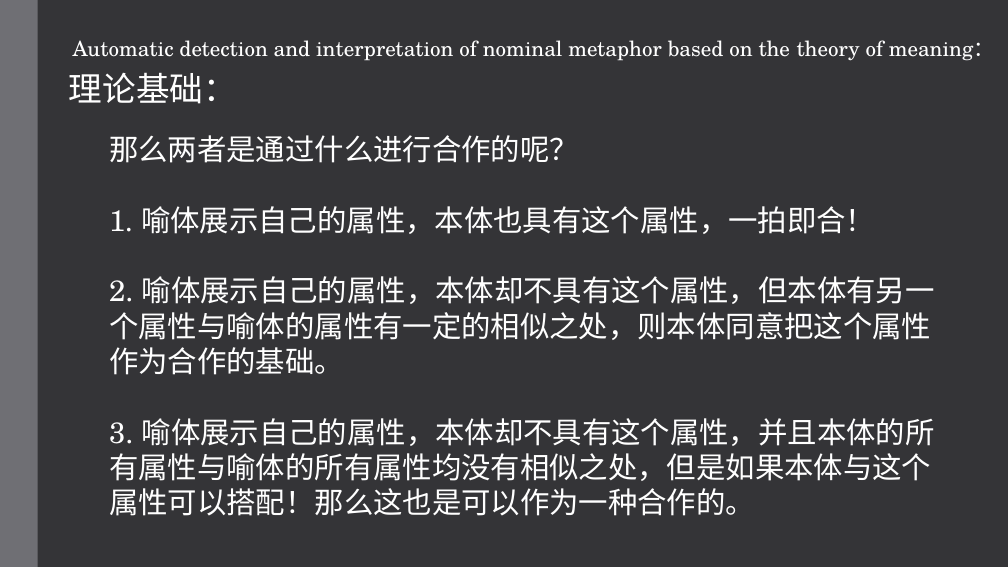
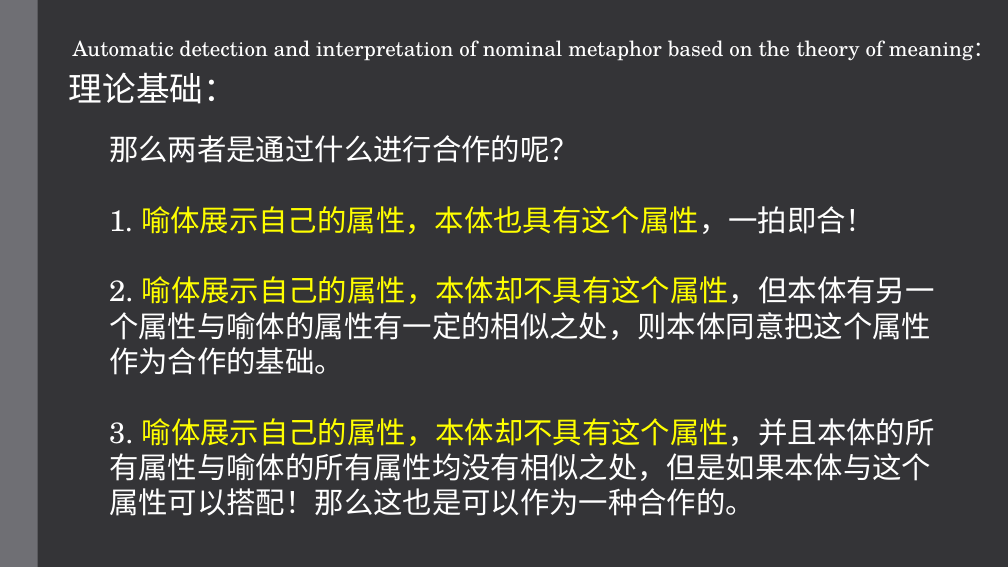
Before and after one commit to hixiaotian/metaphor_detection, a slide deck: slide 14 of 教学/20200809 metaphor interpretation.pptx. Drawn at 1008x567 pixels with LibreOffice and Linux fonts; fonts in the diff are those of the drawing. Boxes give left, top, right and bottom in pixels: in the first picture for what was removed or moved away, otherwise in the second. Text is boxed around its words. In the diff, an @@ line names an element or a change of style, - is before the commit and + after.

```diff
--- a/教学/20200809 metaphor interpretation.pptx
+++ b/教学/20200809 metaphor interpretation.pptx
@@ text at (109,206,935,516): text colour #FFFFFF to #FFFF00 in "喻体展示自己的属性，本体也具有这个属性，一拍即合！", "喻体展示自己的属性，本体却不具有这个属性，但本体有另一个属性与喻体的属性有一定的相似之处，则本体同意把这个属性作为合作的 ...", "喻体展示自己的属性，本体却不具有这个属性，并且本体的所有属性与喻体的所有属性均没有相似之处，但是如果本体与这个属性可以搭 ..." @@
```
